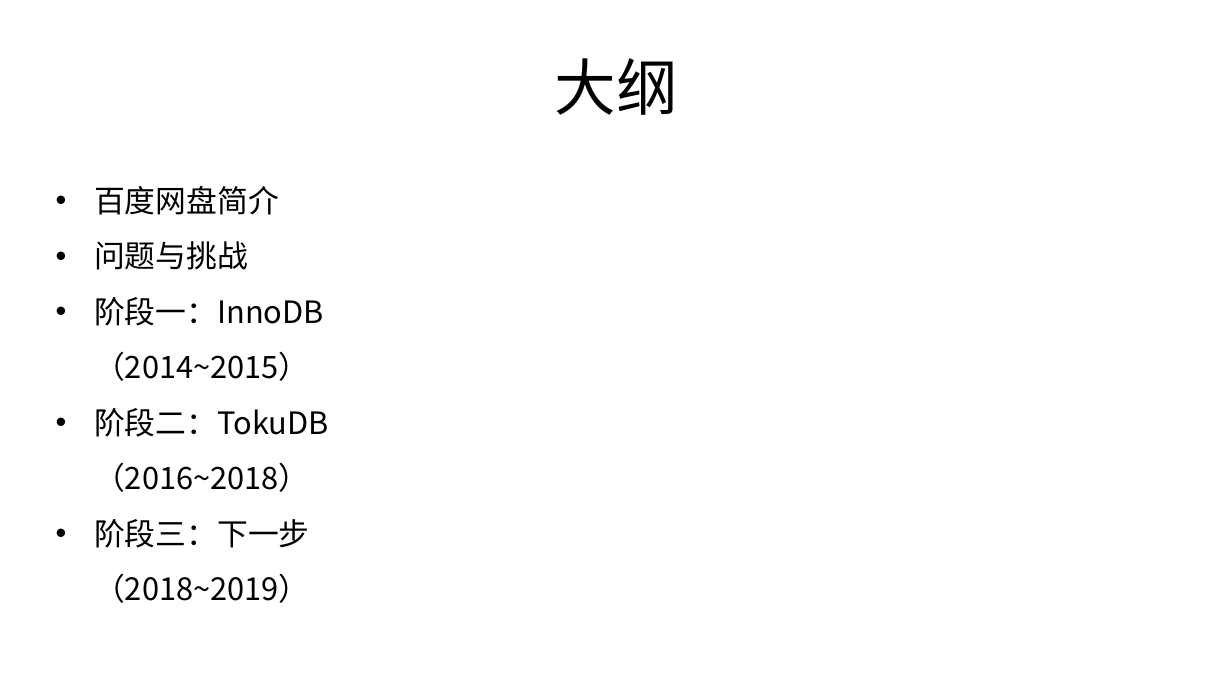
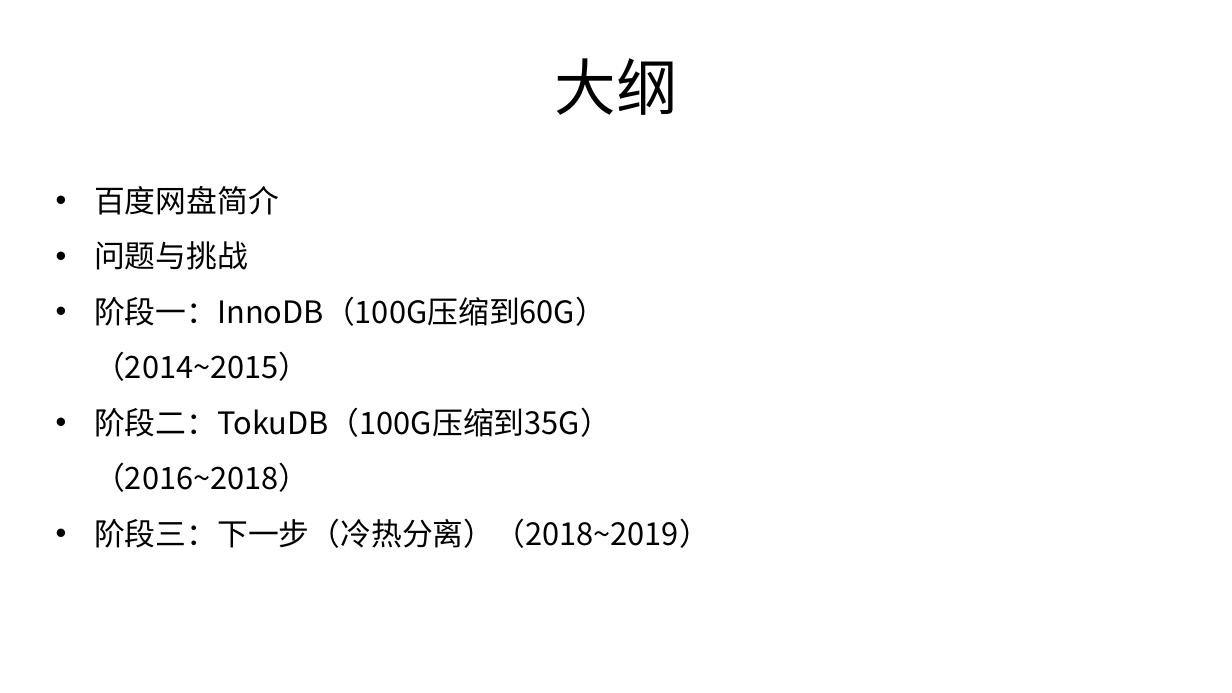
Before and after one commit to wisehead/techblog, a slide deck: slide 3 of database/MySQL/DTCC2019/DTCC2019_Database_Compress_for_BaiduNetDisk_V0.11.pptx. Drawn at 1232x693 pixels with LibreOffice and Linux fonts; fonts in the diff are those of the drawing; background and template pictures are left out. Boxes give left, top, right and bottom in pixels: in the first picture for what was removed or moved away, otherwise in the second. Text is boxed around its words. In the diff, an @@ line names an element or a change of style, - is before the commit and + after.

```diff
--- a/database/MySQL/DTCC2019/DTCC2019_Database_Compress_for_BaiduNetDisk_V0.11.pptx
+++ b/database/MySQL/DTCC2019/DTCC2019_Database_Compress_for_BaiduNetDisk_V0.11.pptx
@@ text at [94,296,710,548]: text changed @@
-• 阶段一：InnoDB（2014~2015）
-• 阶段二：TokuDB（2016~2018）
-• 阶段三：下一步（2018~2019）
+• 阶段一：InnoDB（100G压缩到60G）（2014~2015）
+• 阶段二：TokuDB（100G压缩到35G）（2016~2018）
+• 阶段三：下一步（冷热分离）（2018~2019）
```
Also in this commit, not shown: 7 other slides changed, 1 slide removed, 1 other file.
